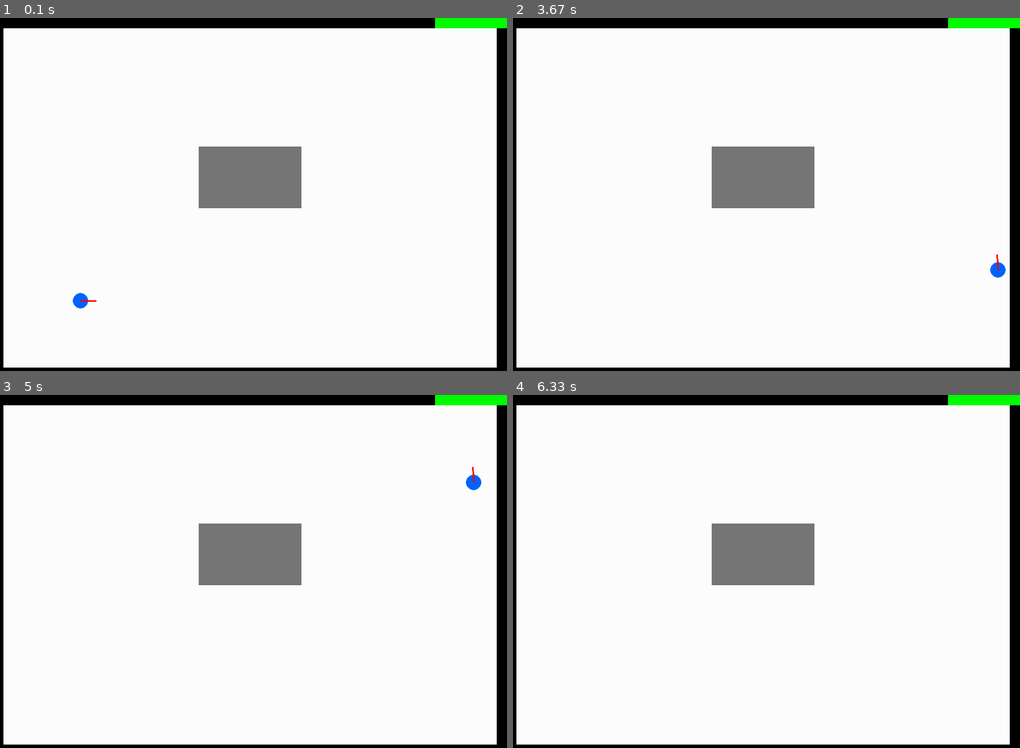
Above: before the commit, frames 1-4 (two rows, left to right).
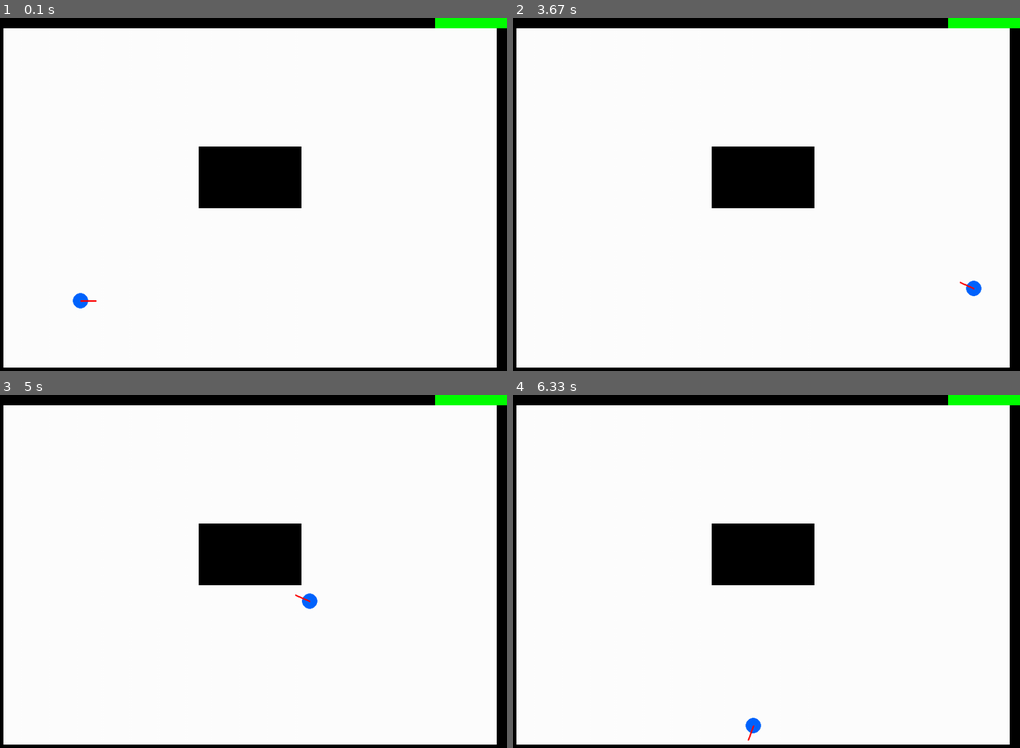
Above: after the commit, the same moments.

Repository: anushkash3110/drone-escape
Game: pygame game, started from simulator.py
The game is run twice, just before and just after one commit, with the same random seed, the same clock (stepped at 60 frames per second) and the same inputs.
Inputs:
- Up to frame 1 (0.1 s): no input
- Up to frame 2 (3.67 s): no input
- Up to frame 3 (5 s): no input
- Up to frame 4 (6.33 s): no input

The runs differ from the first frame. In frame 1, 3.5% of the frame differs, in the area x 39-60%, y 36-54%; in frame 2, 3.8%, in the area x 39-98%, y 36-79%; in frame 3, 3.8%; in frame 4, 3.7%.

Commit message:
Created modular autonomous drone simulator architecture

Diff:
--- a/drone.py
+++ b/drone.py
@@ -1,6 +1,5 @@
 import pygame
 import math
-import random
 
 class Drone:
 
@@ -15,12 +14,17 @@
 
     def move(self):
 
-        self.x += math.cos(math.radians(self.angle)) * self.speed
-        self.y -= math.sin(math.radians(self.angle)) * self.speed
+        self.x += math.cos(
+            math.radians(self.angle)
+        ) * self.speed
 
-    def rotate_random(self):
+        self.y -= math.sin(
+            math.radians(self.angle)
+        ) * self.speed
 
-        self.angle += random.randint(90, 180)
+    def rotate(self, amount):
+
+        self.angle += amount
 
     def get_rect(self):
 
--- a/environment.py
+++ b/environment.py
@@ -1,4 +1,5 @@
 import pygame
+
 from settings import *
 
 def create_environment():
--- a/main.py
+++ b/main.py
@@ -0,0 +1 @@
+import simulator
--- a/navigation.py
+++ b/navigation.py
@@ -0,0 +1,15 @@
+import random
+
+def autonomous_navigation(drone, walls):
+
+    drone.move()
+
+    drone_rect = drone.get_rect()
+
+    for wall in walls:
+
+        if drone_rect.colliderect(wall):
+
+            drone.rotate(
+                random.randint(90, 180)
+            )
--- a/settings.py
+++ b/settings.py
@@ -5,11 +5,14 @@
 # Colors
 WHITE = (255, 255, 255)
 BLACK = (0, 0, 0)
+
 BLUE = (0, 100, 255)
 RED = (255, 0, 0)
+
 GREEN = (0, 255, 0)
+
 GRAY = (120, 120, 120)
 
-# Walls
+# Environment settings
 WALL_THICKNESS = 20
 EXIT_GAP = 140
--- a/simulator.py
+++ b/simulator.py
@@ -1,193 +1,99 @@
 import pygame
-import math
-import random
 
-# Initialize pygame
+from settings import *
+from drone import Drone
+from environment import create_environment
+from navigation import autonomous_navigation
+
 pygame.init()
 
-# Screen size
-WIDTH = 1000
-HEIGHT = 700
+screen = pygame.display.set_mode(
+    (WIDTH, HEIGHT)
+)
 
-screen = pygame.display.set_mode((WIDTH, HEIGHT))
-pygame.display.set_caption("Drone Escape Simulator")
-
-# Colors
-WHITE = (255, 255, 255)
-BLACK = (0, 0, 0)
-BLUE = (0, 100, 255)
-RED = (255, 0, 0)
-GREEN = (0, 255, 0)
-GRAY = (120, 120, 120)
+pygame.display.set_caption(
+    "Drone Escape Simulator"
+)
 
 clock = pygame.time.Clock()
 
-# Drone settings
-x = 150
-y = 550
-angle = 0
+# Create drone
+drone = Drone()
 
-speed = 4
-rotation_speed = 3
+# Create environment
+walls, cabin = create_environment()
 
-# Wall settings
-wall_thickness = 20
-exit_gap = 140
-
-# Main loop
 running = True
 
 while running:
 
     clock.tick(60)
 
-    # Save old position
-    old_x = x
-    old_y = y
+    for event in pygame.event.get():
 
-    # Exit window
-    for event in pygame.event.get():
         if event.type == pygame.QUIT:
             running = False
 
+    # Autonomous movement
+    autonomous_navigation(
+        drone,
+        walls
+    )
 
-
-      # Automatic forward movement
-    x += math.cos(math.radians(angle)) * speed
-    y -= math.sin(math.radians(angle)) * speed
-
-    # # Keyboard input
-    # keys = pygame.key.get_pressed()
-
-    # # Rotate left
-    # if keys[pygame.K_LEFT]:
-    #     angle += rotation_speed
-
-    # # Rotate right
-    # if keys[pygame.K_RIGHT]:
-    #     angle -= rotation_speed
-
-    # # Move forward
-    # if keys[pygame.K_UP]:
-    #     x += math.cos(math.radians(angle)) * speed
-    #     y -= math.sin(math.radians(angle)) * speed
-
-    # # Move backward
-    # if keys[pygame.K_DOWN]:
-    #     x -= math.cos(math.radians(angle)) * speed
-    #     y += math.sin(math.radians(angle)) * speed
-
-    # Fill background
+    # Background
     screen.fill(WHITE)
 
-    # WALLS
+    # Draw walls
+    for wall in walls:
 
-    # Top wall with exit gap
-    top_wall = pygame.Rect(
-        0,
-        0,
-        WIDTH - exit_gap,
-        wall_thickness
-    )
+        pygame.draw.rect(
+            screen,
+            BLACK,
+            wall
+        )
 
-    # Left wall
-    left_wall = pygame.Rect(
-        0,
-        0,
-        wall_thickness,
-        HEIGHT
-    )
-
-    # Right wall
-    right_wall = pygame.Rect(
-        WIDTH - wall_thickness,
-        wall_thickness,
-        wall_thickness,
-        HEIGHT
-    )
-
-    # Bottom wall
-    bottom_wall = pygame.Rect(
-        0,
-        HEIGHT - wall_thickness,
-        WIDTH,
-        wall_thickness
-    )
-
-    # Cabin obstacle
-    cabin = pygame.Rect(
-        400,
-        250,
-        200,
-        120
-    )
-
-    # Draw walls
-    pygame.draw.rect(screen, BLACK, top_wall)
-    pygame.draw.rect(screen, BLACK, left_wall)
-    pygame.draw.rect(screen, BLACK, right_wall)
-    pygame.draw.rect(screen, BLACK, bottom_wall)
-
-    # Draw exit
+    # Draw exit gap
     pygame.draw.rect(
         screen,
         GREEN,
-        (WIDTH - exit_gap, 0, exit_gap, wall_thickness)
+        (
+            WIDTH - EXIT_GAP,
+            0,
+            EXIT_GAP,
+            WALL_THICKNESS
+        )
     )
-
-    # Draw cabin
-    pygame.draw.rect(screen, GRAY, cabin)
-
-    # Drone collision rectangle
-    drone_rect = pygame.Rect(
-        x - 15,
-        y - 15,
-        30,
-        30
-    )
-
-    # Collision objects
-    walls = [
-        top_wall,
-        left_wall,
-        right_wall,
-        bottom_wall,
-        cabin
-    ]
-
-    # Collision detection
-    for wall in walls:
-
-        if drone_rect.colliderect(wall):
-
-          # Return to previous position
-          x = old_x
-          y = old_y
-
-          # Rotate random direction
-          angle += random.randint(90, 180)
 
     # Draw drone
     pygame.draw.circle(
         screen,
         BLUE,
-        (int(x), int(y)),
+        (
+            int(drone.x),
+            int(drone.y)
+        ),
         15
     )
 
     # Direction line
-    end_x = x + math.cos(math.radians(angle)) * 30
-    end_y = y - math.sin(math.radians(angle)) * 30
+    import math
+
+    end_x = drone.x + math.cos(
+        math.radians(drone.angle)
+    ) * 30
+
+    end_y = drone.y - math.sin(
+        math.radians(drone.angle)
+    ) * 30
 
     pygame.draw.line(
         screen,
         RED,
-        (x, y),
+        (drone.x, drone.y),
         (end_x, end_y),
         3
     )
 
-    # Update screen
     pygame.display.update()
 
 pygame.quit()
--- a/utils.py
+++ b/utils.py
@@ -0,0 +1 @@
+# Helper functions will come later
